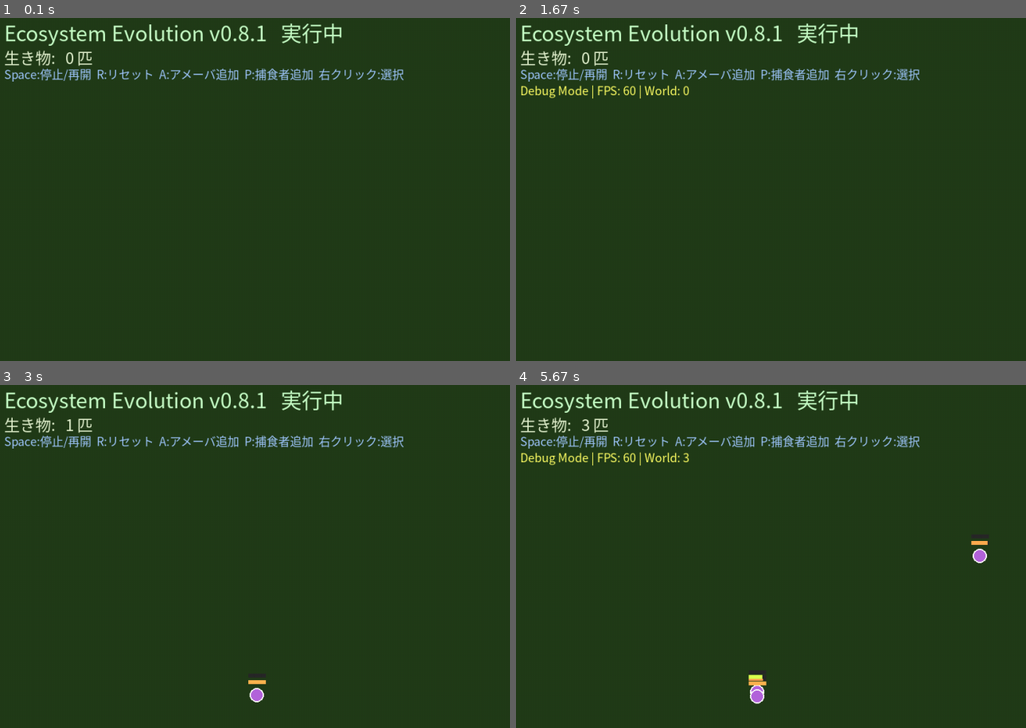
Above: before the commit, frames 1-4 (two rows, left to right).
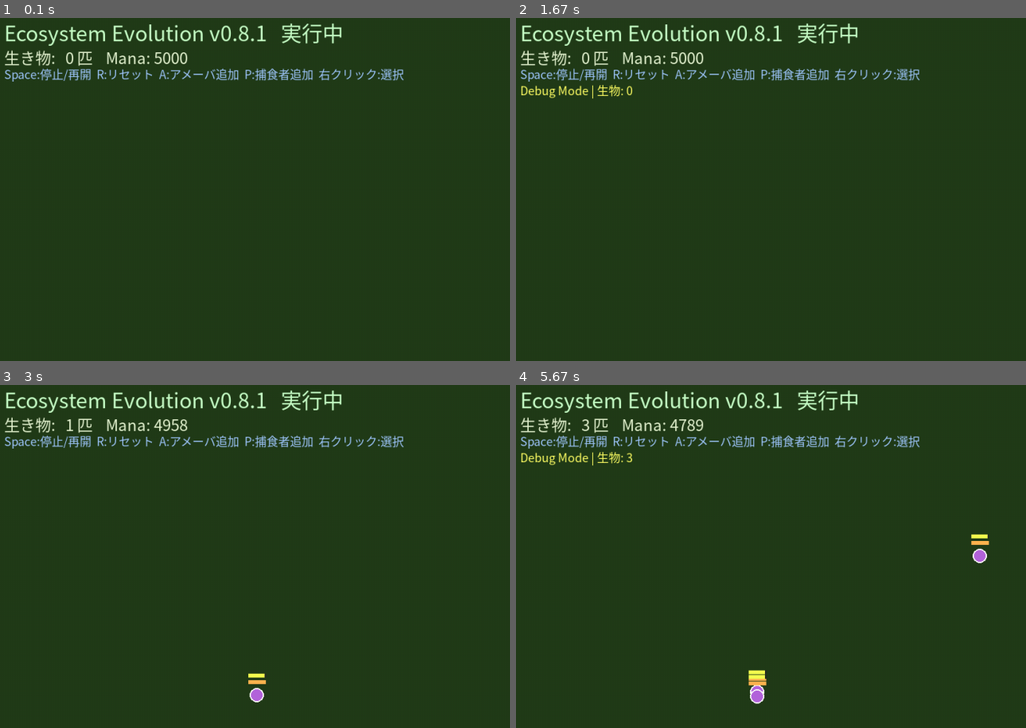
Above: after the commit, the same moments.

Repository: illuaStudio/ecosystem_evo
Game: pygame game, started from main.py
The game is run twice, just before and just after one commit, with the same random seed, the same clock (stepped at 60 frames per second) and the same inputs.
Inputs (mouse positions are in pixels of both pictures, inside the frame that each line leads up to):
- Up to frame 1 (0.1 s): no input
- Up to frame 2 (1.67 s): hold D 0.33-0.8 s; move the mouse to (842, 275) at 0.37 s; click (577, 90) at 0.88 s, where only the run after the commit has a clickable "Debug Mode | 生物: 0"
- Up to frame 3 (3 s): hold A 1.67-2.2 s; move the mouse to (132, 546) at 1.7 s; hold D from 2.67 s (still down); move the mouse to (163, 439) at 2.7 s
- Up to frame 4 (5.67 s): release D at 3.3 s; hold A 3.33-3.8 s; move the mouse to (699, 525) at 3.37 s; hold D 4.33-4.8 s; move the mouse to (842, 539) at 4.37 s; hold A from 5.4 s (still down); move the mouse to (1010, 583) at 5.43 s

The runs differ from the first frame. In frame 1, 0.3% of the frame differs, in the area x 20-37%, y 9-14%; in frame 2, 0.6%; in frame 3, 0.3%; in frame 4, 0.7%, in the area x 15-93%, y 9-87%.

Commit message:
アメーバのマナからの吸収、ワールドのマナの総量管理

Diff:
--- a/actions.py
+++ b/actions.py
@@ -41,6 +41,44 @@
 
     def calculate_utility(self, creature) -> float:
         return 0.6
+
+
+class ManaWanderAction(Action):
+    """生産者専用: 徘徊しつつ World.mana から満腹度を回復する。"""
+
+    SATIETY_CAP_RATIO = 0.95
+
+    def __init__(self, angle_range: int = 30, speed_multiplier: float = 0.85):
+        super().__init__()
+        self.angle_range = angle_range
+        self.speed_multiplier = speed_multiplier
+
+    def execute(self, creature) -> bool:
+        wander_step(creature, self.angle_range, self.speed_multiplier)
+        self._absorb_mana(creature)
+        return False
+
+    def _absorb_mana(self, creature) -> None:
+        if not creature.world:
+            return
+        cap = creature.max_satiety * self.SATIETY_CAP_RATIO
+        if creature.satiety >= cap:
+            return
+
+        rate = float(creature.traits.get("mana_absorption_rate", 0.8))
+        room = cap - creature.satiety
+        absorbed = min(rate, room, creature.world.mana)
+        if absorbed <= 0:
+            return
+
+        creature.world.mana -= absorbed
+        creature.satiety += absorbed
+
+    def calculate_utility(self, creature) -> float:
+        if not creature.traits.get("is_producer", False):
+            return 0.0
+        hunger = hunger_ratio(creature)
+        return 0.75 + hunger * 0.25
 
 
 class ChaseAction(Action):
--- a/config/species/amoeba.json
+++ b/config/species/amoeba.json
@@ -10,13 +10,15 @@
     "max_satiety": 45.0,
     "metabolism_rate": 0.55,
     "bite_gain": 0.0,
-    "attack_power": 0.0
+    "attack_power": 0.0,
+    "mana_absorption_rate": 0.8,
+    "is_producer": true
   },
   "mind": {
     "type": "utility",
     "actions": [
       {
-        "name": "WanderAction",
+        "name": "ManaWanderAction",
         "weight": 1.0,
         "params": { "angle_range": 40, "speed_multiplier": 0.75 }
       }
--- a/creature_helpers.py
+++ b/creature_helpers.py
@@ -129,10 +129,22 @@
         predator.traits.get("attack_power", 1.0) * 8.0,
     )
     carcass.carcass_units -= taken
+    if carcass.carcass_units <= 0:
+        carcass.carcass_units = 0.0
+        release_mana_from_carcass(carcass)
 
     gain = taken * predator.traits.get("bite_gain", 1.35)
     predator.satiety = min(predator.max_satiety, predator.satiety + gain)
     return gain
+
+
+def release_mana_from_carcass(creature) -> None:
+    """死骸が完全に消失したとき、サイズに比例してマナを還元。"""
+    world = getattr(creature, "world", None)
+    if world is None:
+        return
+    size = float(creature.traits.get("base_size", 9.0))
+    world.mana += size * 12.0 + creature.max_hp * 0.35
 
 
 def try_predate(predator, target) -> None:
--- a/mind.py
+++ b/mind.py
@@ -26,6 +26,9 @@
             if action_name == "WanderAction":
                 from actions import WanderAction
                 action = WanderAction(**params)
+            elif action_name == "ManaWanderAction":
+                from actions import ManaWanderAction
+                action = ManaWanderAction(**params)
             elif action_name == "ChaseAction":
                 from actions import ChaseAction
                 action = ChaseAction(**params)
--- a/renderer.py
+++ b/renderer.py
@@ -57,17 +57,21 @@
             f"{config.game['game_title']} v{config.game['version']}   {status}",
             True, (200, 255, 200)), (15, 10))
 
+        mana_label = ""
+        if hasattr(camera, "world") and camera.world:
+            mana_label = f"    Mana: {camera.world.mana:.0f}"
         self.screen.blit(self.font.render(
-            f"生き物: {len(creatures):3d} 匹",
+            f"生き物: {len(creatures):3d} 匹{mana_label}",
             True, (230, 245, 210)), (15, 55))
 
         self.screen.blit(self.small_font.render(
             "Space:停止/再開  R:リセット  A:アメーバ追加  P:捕食者追加  右クリック:選択",
             True, (160, 200, 255)), (15, 85))
 
-        # デバッグ情報
         if show_debug:
             debug_text = self.small_font.render(
-                f"Debug Mode | FPS: {int(60)} | World: {len(creatures)}",
-                True, (255, 255, 100))
+                f"Debug Mode | 生物: {len(creatures)}",
+                True,
+                (255, 255, 100),
+            )
             self.screen.blit(debug_text, (15, 110))
--- a/world.py
+++ b/world.py
@@ -22,6 +22,12 @@
         self.creatures: List = []
         self.obstacles = []
         self.resources = []
+
+        # 世界全体のマナ総量（生産者が吸収、死骸消化で還元）
+        # 動作確認: debug_mode 有効 → 画面上部に Mana 表示。アメーバ選択で
+        # Action=ManaWanderAction・満腹度上昇と Mana 減少を確認。捕食者が死骸を
+        # 食い尽くすと Mana が増える（サイズ比例で還元）。
+        self.mana: float = 5000.0
 
         # 初期生物生成
         factory = CreatureFactory()
